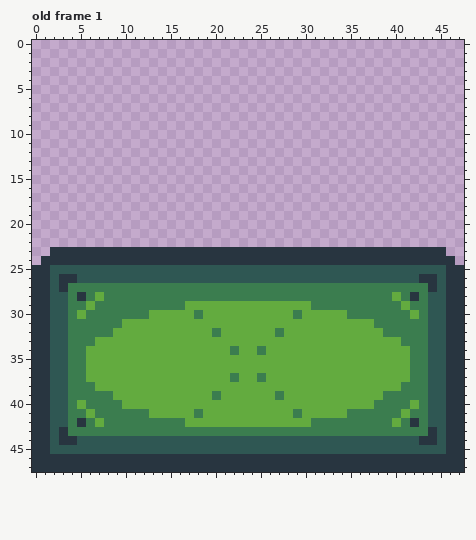
Pixel-art file: Assets/Sprites/Barrier/barrier.aseprite. This is how it looked before the edit.
48x48 pixels, 1 frame. Shown: old frame 1. The commit also changed other frames, which this record leaves out.
Once edited:
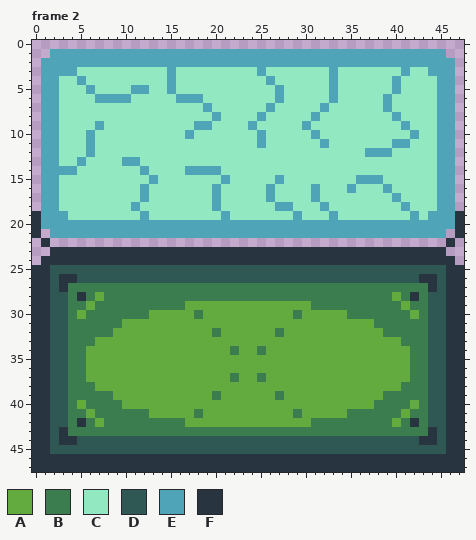
Palette (. is transparent): A #63ab3f  B #3b7d4f  C #92e8c0  D #2f5753  E #4fa4b8  F #283540
A new or re-ordered frame is compared with the old frame closest to it.
Change:
frames 1 -> 8
Frame 2 is new; against old frame 1:
The author put colour C in row 3 at x 5 to 14, 16 to 24, 26 to 32, 34 to 40 and 42 to 43; in row 4 at x 3 to 4, 6 to 14, 16 to 25, 27 to 32, 34 to 39 and 41 to 44; in row 5 at x 3 to 5, 7 to 10, 13 to 14, 16 to 26, 28 to 32, 34 to 39 and 41 to 44; in row 6 at x 3 to 6, 11 to 15, 19 to 26, 28 to 32, 34 to 38 and 40 to 44; in row 7 at x 3 to 18, 20 to 25, 27 to 31, 33 to 38 and 40 to 44; in row 8 at x 3 to 19, 21 to 24, 26 to 30, 32 to 39 and 41 to 44.
The author put colour C in row 9 at x 3 to 6, 8 to 17, 20 to 23, 25 to 29, 31 to 40 and 42 to 44; in row 10 at x 3 to 5, 7 to 16, 18 to 24, 26 to 30, 32 to 41 and 43 to 44; in row 11 at x 3 to 5, 7 to 24, 26 to 31, 33 to 39 and 42 to 44; in row 12 at x 3 to 5, 7 to 36 and 40 to 44; in row 13 at x 3 to 4, 6 to 9 and 12 to 44; in row 14 at x 5 to 11, 13 to 16 and 21 to 44.
The author put colour C in row 15 at x 3 to 12, 14 to 20, 22 to 26, 28 to 35 and 39 to 44; in row 16 at x 3 to 11, 13 to 19, 21 to 25, 27 to 30, 32 to 34, 36 to 38 and 40 to 44; in row 17 at x 3 to 11, 13 to 19, 21 to 25, 27 to 30, 32 to 39 and 41 to 44; in row 18 at x 3 to 10, 12 to 19, 21 to 26, 29 to 31, 33 to 40 and 42 to 44; in row 19 at x 4 to 11, 13 to 20, 22 to 28, 30 to 32, 34 to 41 and 43.
The author put colour E in row 1 at x 2 to 45; in row 2 at x 1 to 46; in row 3 at x 1 to 4, 15, 25, 33, 41 and 44 to 46; in row 4 at x 1 to 2, 5, 15, 26, 33, 40 and 45 to 46; in row 5 at x 1 to 2, 6, 11 to 12, 15, 27, 33, 40 and 45 to 46; in row 6 at x 1 to 2, 7 to 10, 16 to 18, 27, 33, 39 and 45 to 46.
The author put colour E in row 7 at x 1 to 2, 19, 26, 32, 39 and 45 to 46; in row 8 at x 1 to 2, 20, 25, 31, 40 and 45 to 46; in row 9 at x 1 to 2, 7, 18 to 19, 24, 30, 41 and 45 to 46; in row 10 at x 1 to 2, 6, 17, 25, 31, 42 and 45 to 46; in row 11 at x 1 to 2, 6, 25, 32, 40 to 41 and 45 to 46; in row 12 at x 1 to 2, 6, 37 to 39 and 45 to 46.
The author put colour E in row 13 at x 1 to 2, 5, 10 to 11 and 45 to 46; in row 14 at x 1 to 4, 12, 17 to 20 and 45 to 46; in row 15 at x 1 to 2, 13, 21, 27, 36 to 38 and 45 to 46; in row 16 at x 1 to 2, 12, 20, 26, 31, 35, 39 and 45 to 46; in row 17 at x 1 to 2, 12, 20, 26, 31, 40 and 45 to 46; in row 18 at x 1 to 2, 11, 20, 27 to 28, 32, 41 and 45 to 46.
The author put colour E in row 19 at x 1 to 3, 12, 21, 29, 33, 42 and 44 to 46; in row 20 at x 1 to 46; in row 21 at x 2 to 45.
The author put colour F in rows 19 to 21 at x 0 and 47; in row 22 at x 1 and 46.
Pixel boxes of the changes (left, top, right, bottom) in both pictures:
added: (32, 49, 464, 247)
